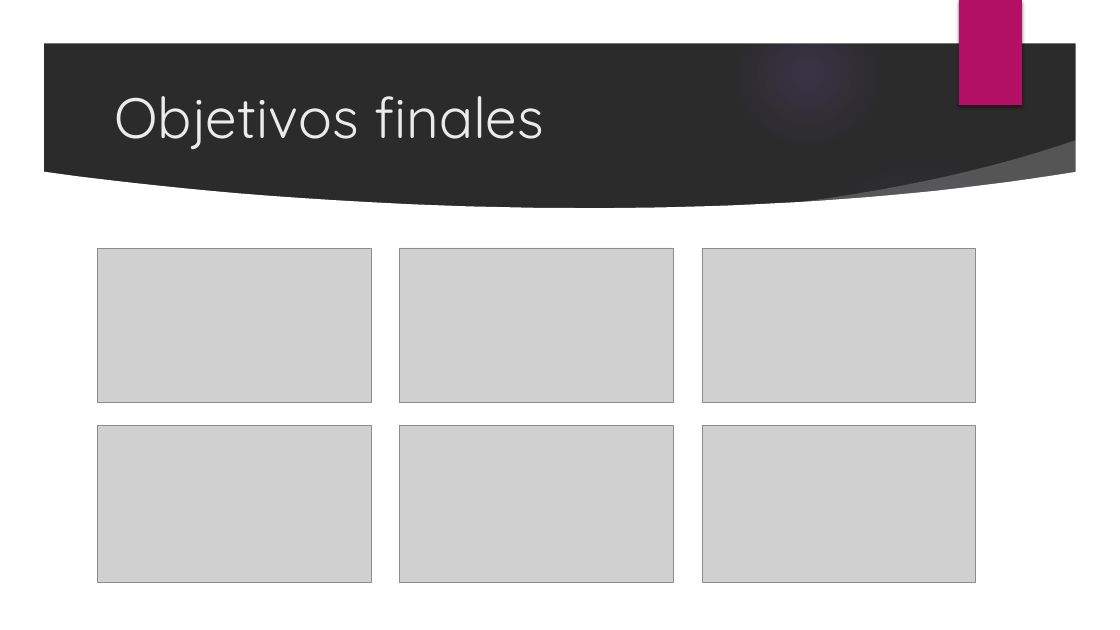
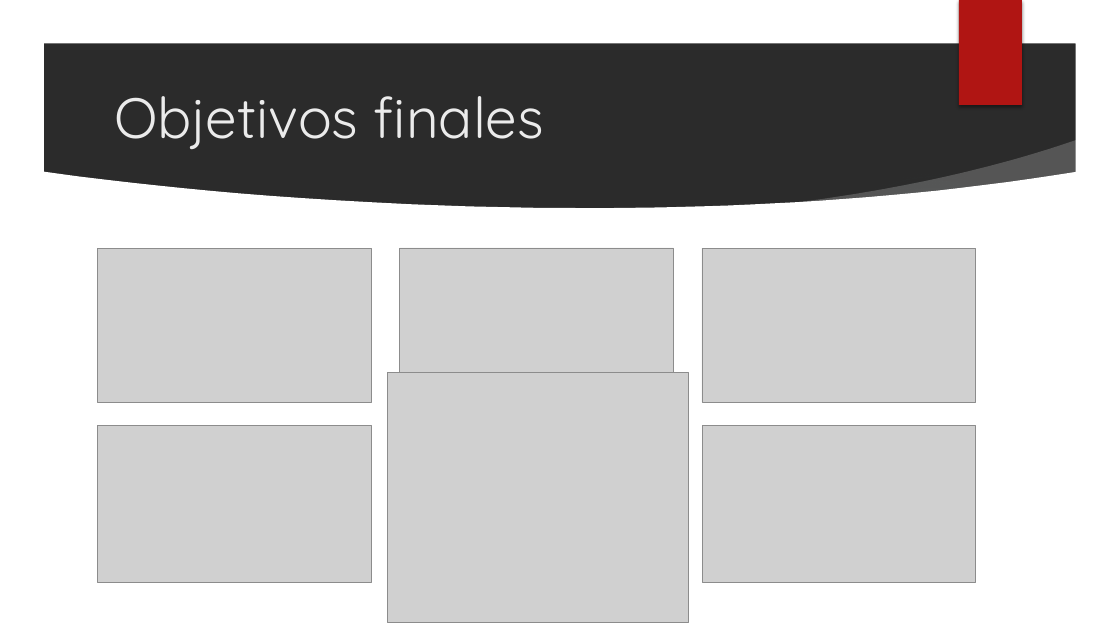
Before and after one commit to Katakur/Up_Grade, a slide deck: slide 11 of UpGrade.pptx (slide 10 before the commit). Drawn at 1120x630 pixels with LibreOffice and Linux fonts; fonts in the diff are those of the drawing; grey boxes stand for pictures; background and template pictures are left out; a plain dark background stands for a picture behind light text. Boxes give left, top, right and bottom in pixels: in the first picture for what was removed or moved away, otherwise in the second. Text is boxed around its words. In the diff, an @@ line names an element or a change of style, - is before the commit and + after.

```diff
--- a/UpGrade.pptx
+++ b/UpGrade.pptx
@@ ellipse removed at box(735, 1, 882, 148) @@
@@ rectangle at box(959, 0, 1022, 105): fill #B31166 to #B01513 @@
@@ ellipse at box(0, 245, 385, 630): fill gradient #9B6BF2 to gradient #5F9C9D @@
@@ picture: place and size @@
-picture at box(400, 425, 674, 582)
+picture at box(387, 372, 689, 623)
```
Also in this commit, not shown: 7 other slides changed, 3 slides added, 2 slides removed, 1 other file.
